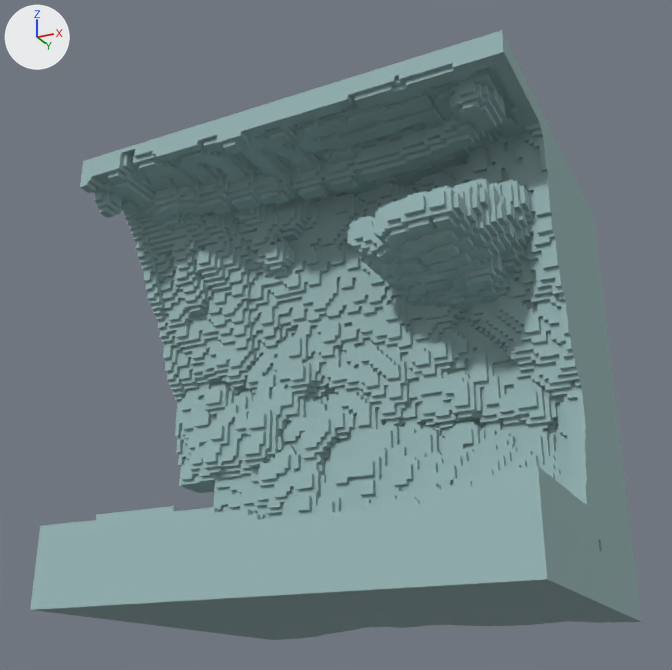
A saved change to the OBJ model Assets/voxmod/Aether/TerrainPieces-19.obj.
Camera for both pictures: a 50 mm camera at (85.1, -189.4, -17.9) aimed at (-4.4, -10.4, 62.7). The axes (+X, +Y, +Z) are drawn at upper left. The lights are the same throughout. Where no turn or scale is listed for an object, it has been applied to the vertices. Vertices at the same position are counted once.

The first picture shows 'TerrainPieces-19'.
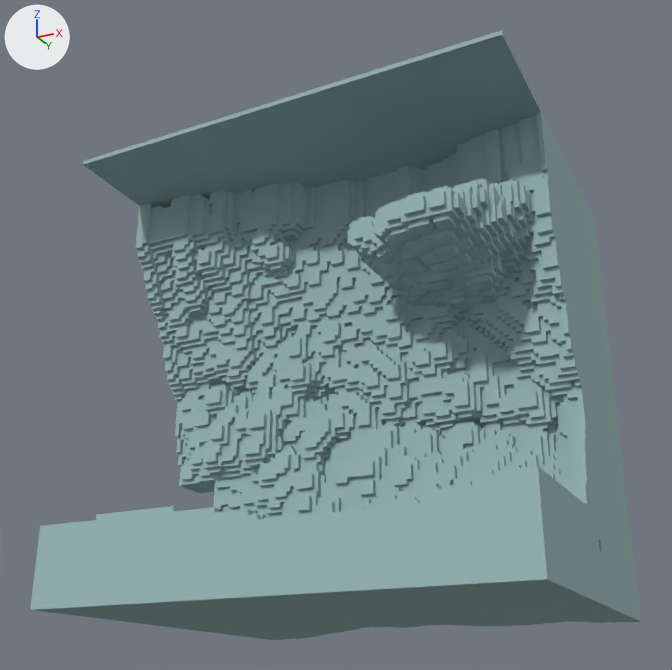
Changed parts and their boxes (x1, y1, x2, y2) in the pictures (672 x 670 px):
part 1 of me_terrainpieces_19, cut back: before (80, 30, 594, 290); after (83, 30, 594, 249)

What changed in the scene script:
```text
Change me_terrainpieces_19:
    used by ob_terrainpieces_19; location = (0.0, 0.0, 0.0)
    remove me_terrainpieces_19.from_pydata(...)  # 10483 vertices, 20892 faces; spans x -50.0..50.0, y -50.0..45.0, z 0.0..100.0
    add me_terrainpieces_19.from_pydata(...)  # 8526 vertices, 16980 faces; spans x -50.0..50.0, y -50.0..45.0, z 0.0..100.0
    me_terrainpieces_19 part 1: 14 vertices moved from x -27.0..49.0, y -25.0..-13.0, z 89.0..93.0 to x -27.0..49.0, y -25.0..-13.0, z 99.0; 1959 vertices removed from x -50.0..50.0, y -50.0..-13.0, z 89.0..99.0; 48 vertices added at x -50.0..50.0, y -50.0..-13.0, z 96.0..99.0
```
